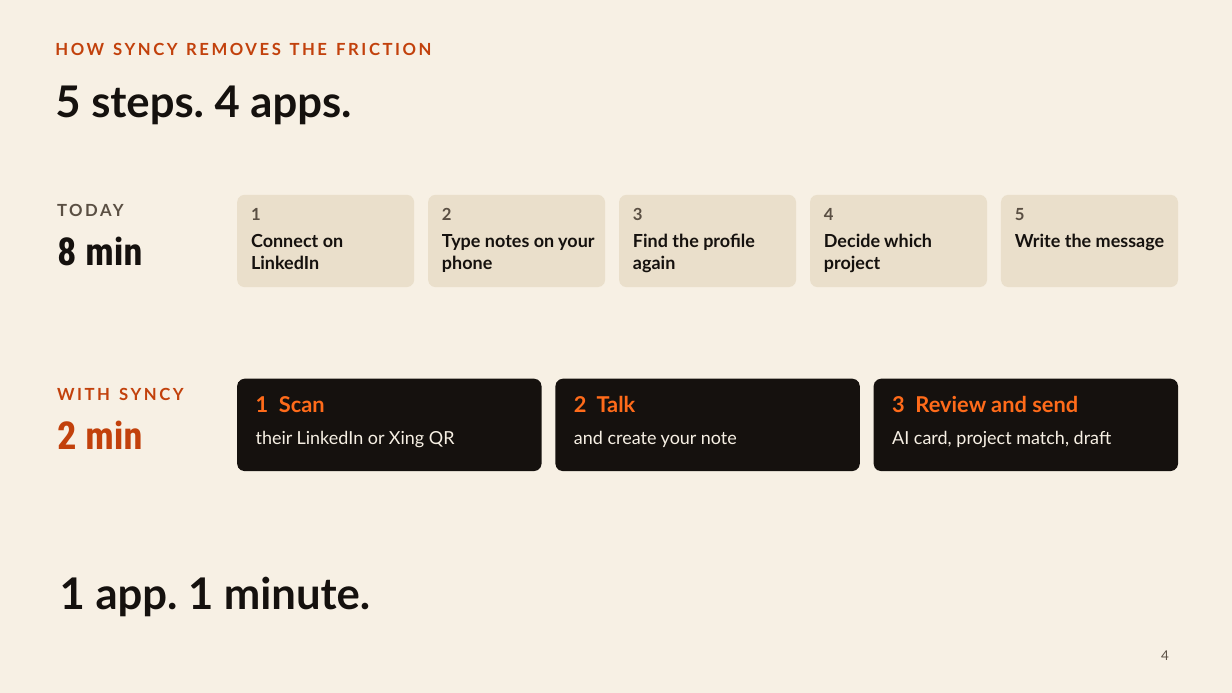
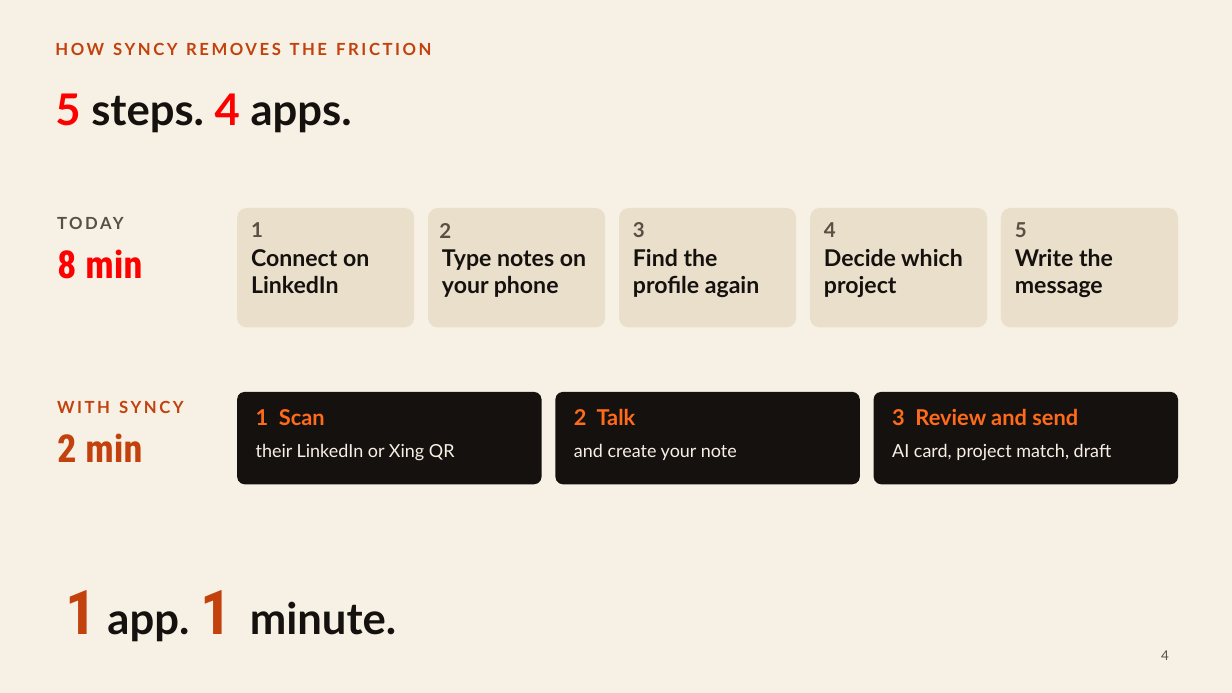
Before and after one commit to UtkarshMidha/syncy, a slide deck: slide 4 of assets/pitch.pptx. Drawn at 1232x693 pixels with LibreOffice and Linux fonts; fonts in the diff are those of the drawing. Boxes give left, top, right and bottom in pixels: in the first picture for what was removed or moved away, otherwise in the second. Text is boxed around its words. In the diff, an @@ line names an element or a change of style, - is before the commit and + after.

```diff
--- a/assets/pitch.pptx
+++ b/assets/pitch.pptx
@@ title "5 steps. 4 apps.": place and size @@
-title "5 steps. 4 apps." at [55, 85, 351, 125]
+title "5 steps. 4 apps." at [55, 93, 352, 133]
@@ title "5 steps. 4 apps." at [55, 93, 352, 133]: text colour #15110E to #FF0000 in "5 4" @@
@@ rounded rectangle: place and size @@
-rounded rectangle at [238, 195, 415, 287]
+rounded rectangle at [238, 208, 415, 327]
@@ rounded rectangle: place and size @@
-rounded rectangle at [428, 195, 605, 287]
+rounded rectangle at [428, 208, 605, 327]
@@ rounded rectangle: place and size @@
-rounded rectangle at [619, 195, 797, 287]
+rounded rectangle at [619, 208, 797, 327]
@@ rounded rectangle: place and size @@
-rounded rectangle at [811, 195, 988, 287]
+rounded rectangle at [811, 208, 988, 327]
@@ rounded rectangle: place and size @@
-rounded rectangle at [1001, 195, 1178, 287]
+rounded rectangle at [1001, 208, 1178, 327]
@@ size 13 to 16 pt in 5 elements at [251, 222, 263, 237], [633, 222, 645, 237], [824, 222, 836, 237], [1015, 222, 1027, 237], [439, 223, 451, 238] @@
@@ text "8 min" at [57, 249, 142, 279]: text colour #15110E to #FF0000 @@
@@ size 14 to 18 pt in 5 elements at [633, 249, 760, 297], [824, 249, 963, 297], [1015, 249, 1113, 297], [442, 249, 586, 297], [251, 249, 369, 293] @@
@@ text "Connect on LinkedIn": place and size @@
-text "Connect on LinkedIn" at [251, 234, 343, 269]
+text "Connect on LinkedIn" at [251, 249, 369, 293]
@@ text "Type notes on your phone": place and size @@
-text "Type notes on your phone" at [442, 234, 594, 272]
+text "Type notes on your phone" at [442, 249, 586, 297]
@@ text "WITH SYNCY": place and size @@
-text "WITH SYNCY" at [57, 388, 184, 400]
+text "WITH SYNCY" at [57, 401, 184, 413]
@@ 17 texts, 3 rounded rectangles: place and size @@
-17 texts, 3 rounded rectangles at [57, 200, 1178, 471]
+17 texts, 3 rounded rectangles at [57, 213, 1178, 484]
@@ text "1 app. 1 minute.": place and size @@
-text "1 app. 1 minute." at [60, 576, 370, 617]
+text "1 app. 1 minute." at [66, 590, 396, 642]
@@ text "1 app. 1 minute." at [66, 590, 396, 642]: size 34 to 48 pt, font Lato to Roboto Condensed, text colour #15110E to #C2410C in "1 1" @@
```
Also in this commit, not shown: 10 other slides changed, 3 slides added.
